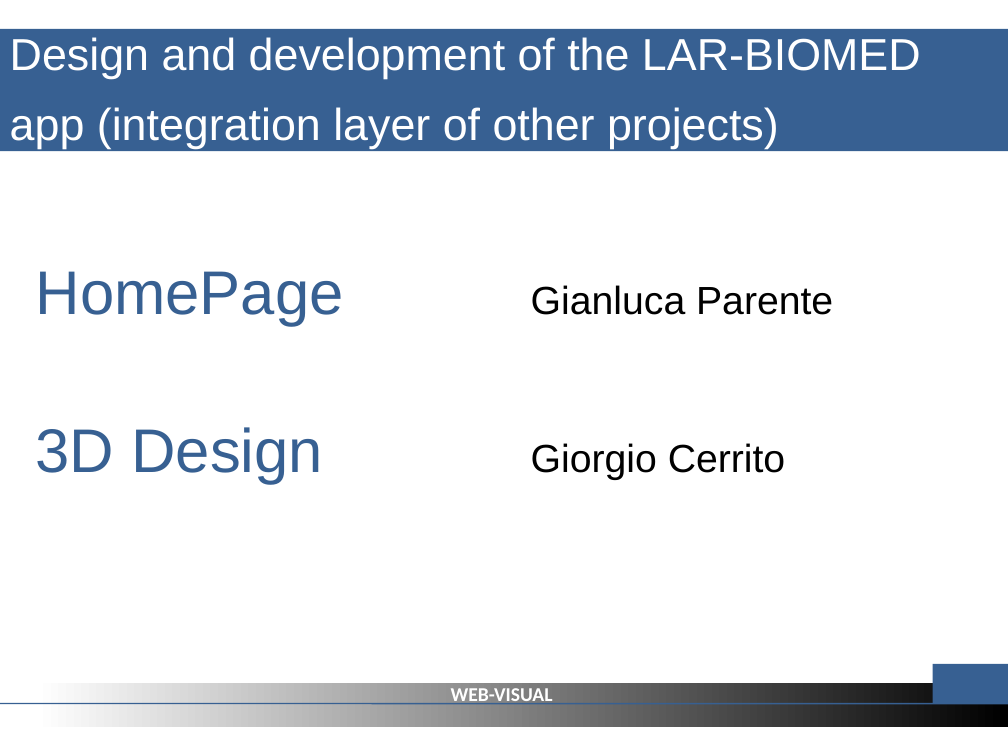
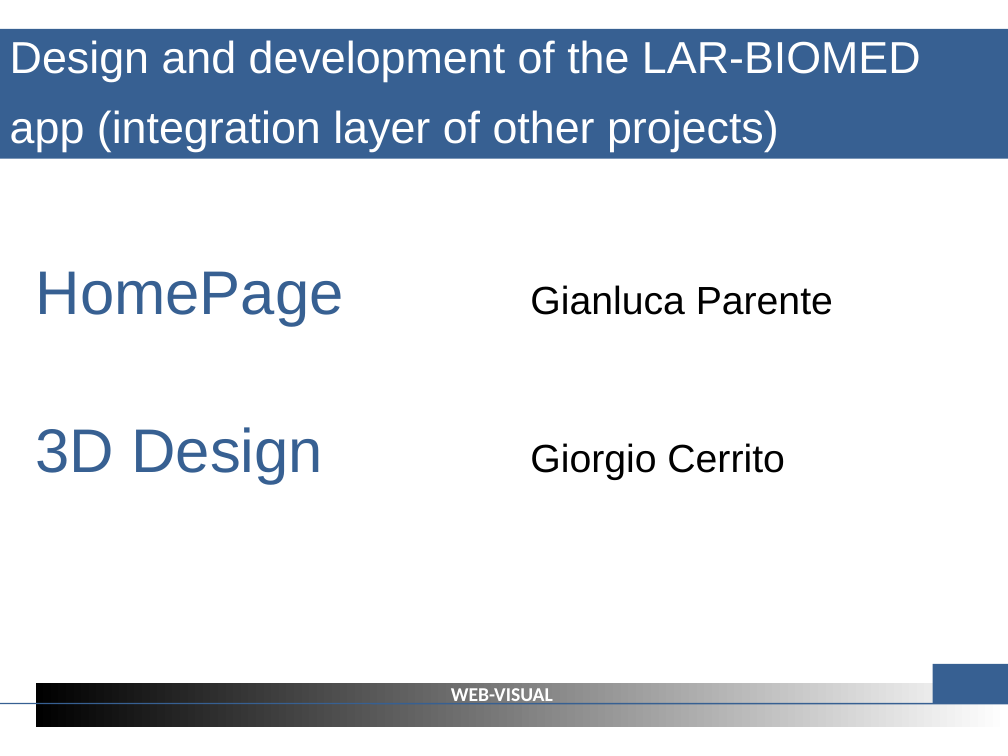
Before and after one commit to cvdlab-projects/webvisual, a slide deck: slide 3 of Web-Visual2(assignements).ppt. Drawn at 1008x756 pixels with LibreOffice and Linux fonts; fonts in the diff are those of the drawing. Boxes give left, top, right and bottom in pixels: in the first picture for what was removed or moved away, otherwise in the second. Text is boxed around its words. In the diff, an @@ line names an element or a change of style, - is before the commit and + after.

```diff
--- a/Web-Visual2(assignements).ppt
+++ b/Web-Visual2(assignements).ppt
@@ rectangle "Design and development of the ...": place and size @@
-rectangle "Design and development of the ..." at [0,29,1008,151]
+rectangle "Design and development of the ..." at [0,29,1008,159]
@@ text "WEB-VISUAL" at [451,688,553,704]: indent changed @@
@@ rectangle at [35,683,1008,727]: fill gradient #FFFFFF to #000000 to gradient #000000 to #FFFFFF @@
```
Also in this commit, not shown: 4 other slides changed.
